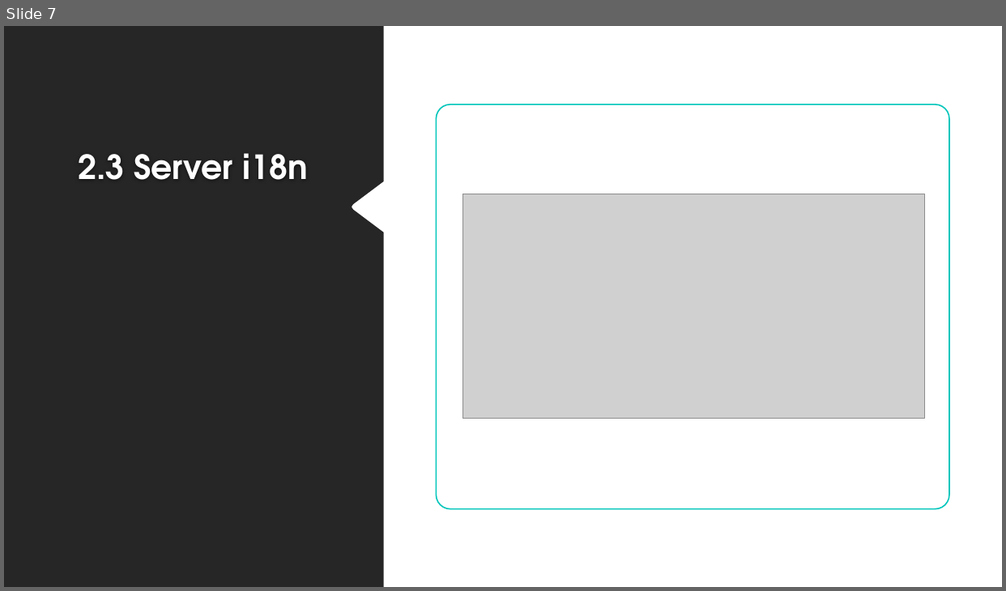
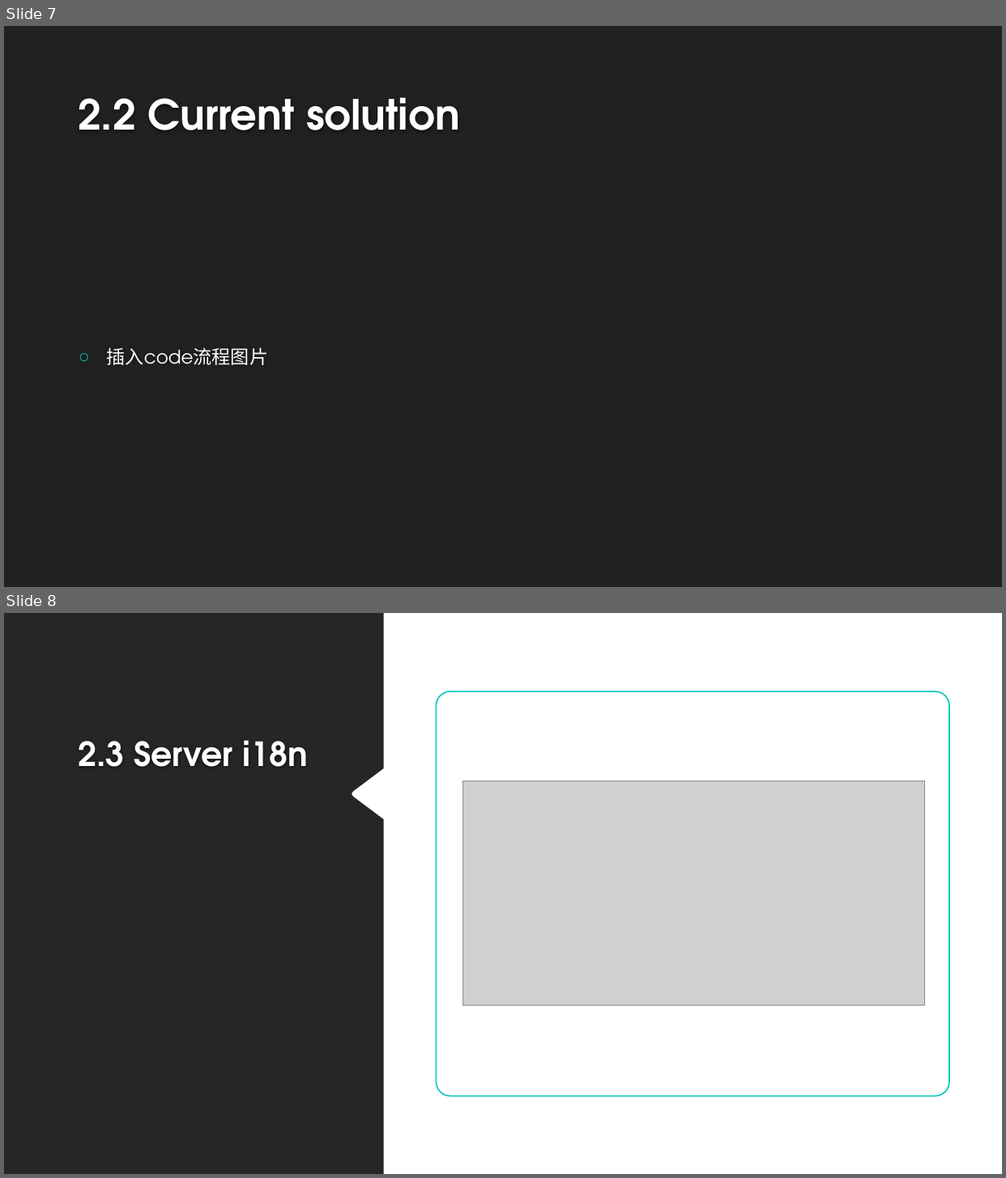
Before and after one commit to langxing6/server_i18n, a slide deck: server i18n.pptx. Shown one above the other, each under a label of ours: slide 7 before the commit, slides 7 and 8 after it. The pictures are 1006x591 and 1006x1178 pixels, drawn with LibreOffice and Linux fonts; fonts in the diff are those of the drawing; grey boxes stand for pictures; background and template pictures are left out. Boxes give left, top, right and bottom in pixels: in the first picture for what was removed or moved away, otherwise in the second. Text is boxed around its words. In the diff, an @@ line names an element or a change of style, - is before the commit and + after.

```diff
--- a/server i18n.pptx
+++ b/server i18n.pptx
@@ slide 7 added at (4,26,1002,587), background #212121 @@
@@ title added at (78,97,460,130), 40 pt, text #FFFFFF, bold @@
+2.2 Current solution
@@ text added at (107,348,268,365), 18 pt, text #FFFFFF @@
+○ 插入code流程图片
@@ what was slide 7 is now slide 8 @@
```
Also in this commit, not shown: 4 slides changed.
